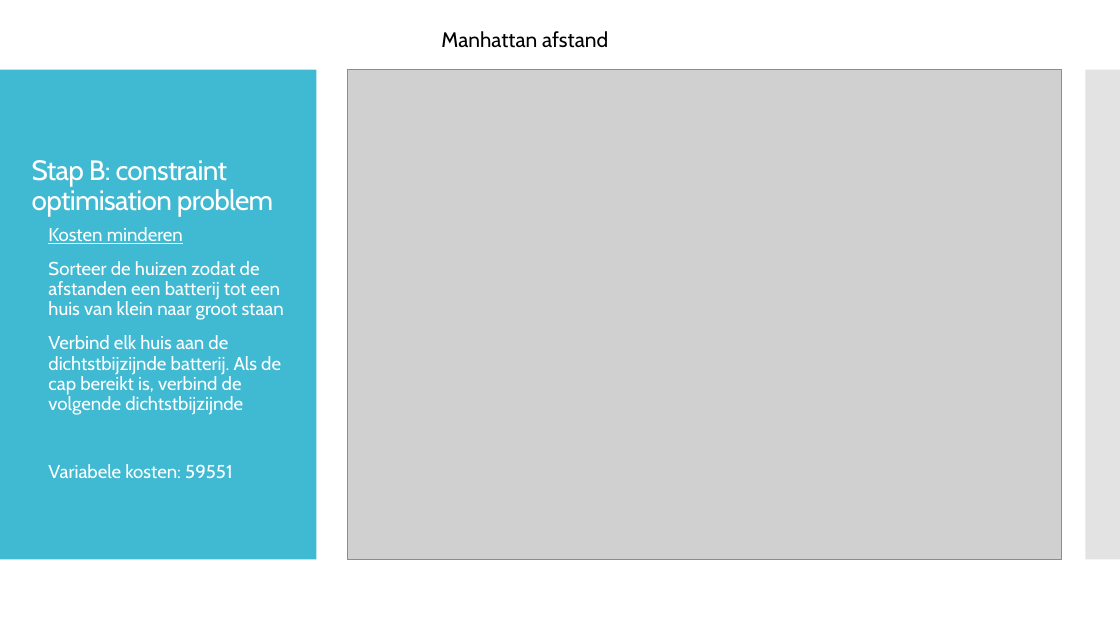
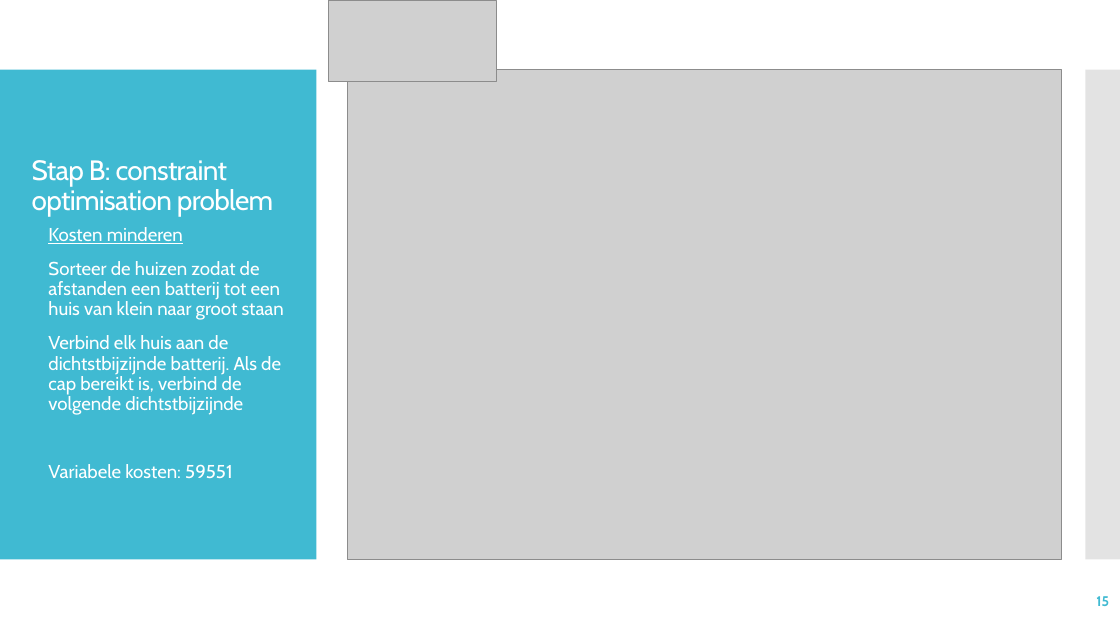
Before and after one commit to DaanMol/blauw.smartgrid, a slide deck: slide 15 of Presentation/powerpoints/The presentation to end all presentations.pptx (slide 13 before the commit). Drawn at 1120x630 pixels with LibreOffice and Linux fonts; fonts in the diff are those of the drawing; grey boxes stand for pictures. Boxes give left, top, right and bottom in pixels: in the first picture for what was removed or moved away, otherwise in the second. Text is boxed around its words. In the diff, an @@ line names an element or a change of style, - is before the commit and + after.

```diff
--- a/Presentation/powerpoints/The presentation to end all presentations.pptx
+++ b/Presentation/powerpoints/The presentation to end all presentations.pptx
@@ picture added at [329, 0, 497, 82] @@
@@ text removed at [441, 31, 608, 48] @@
-Manhattan afstand
@@ page number added at [1096, 596, 1109, 606], 12 pt, text #40BAD2, bold @@
+15
```
Also in this commit, not shown: 15 other slides changed, 12 slides added, 4 slides removed.
